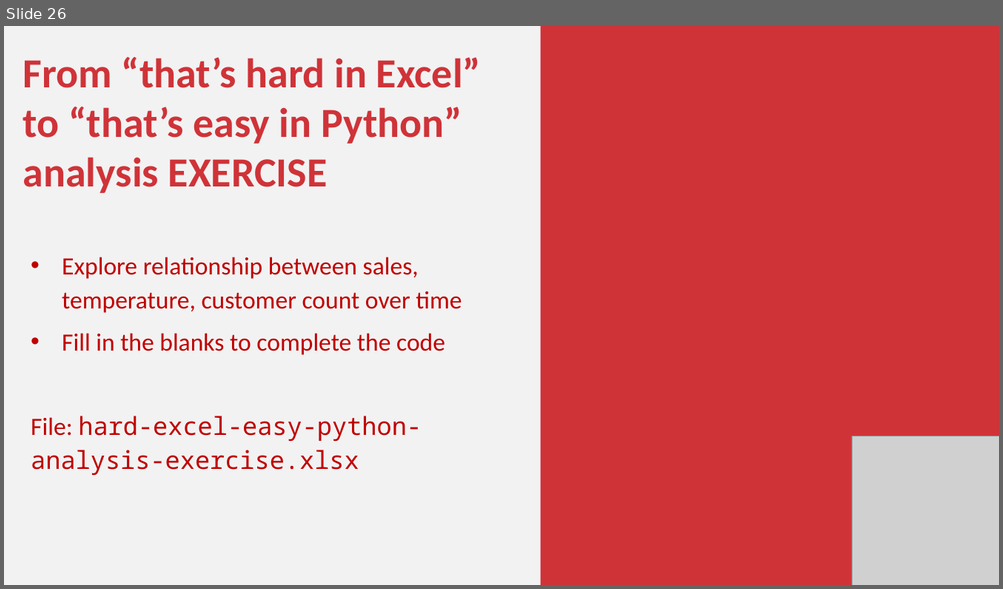
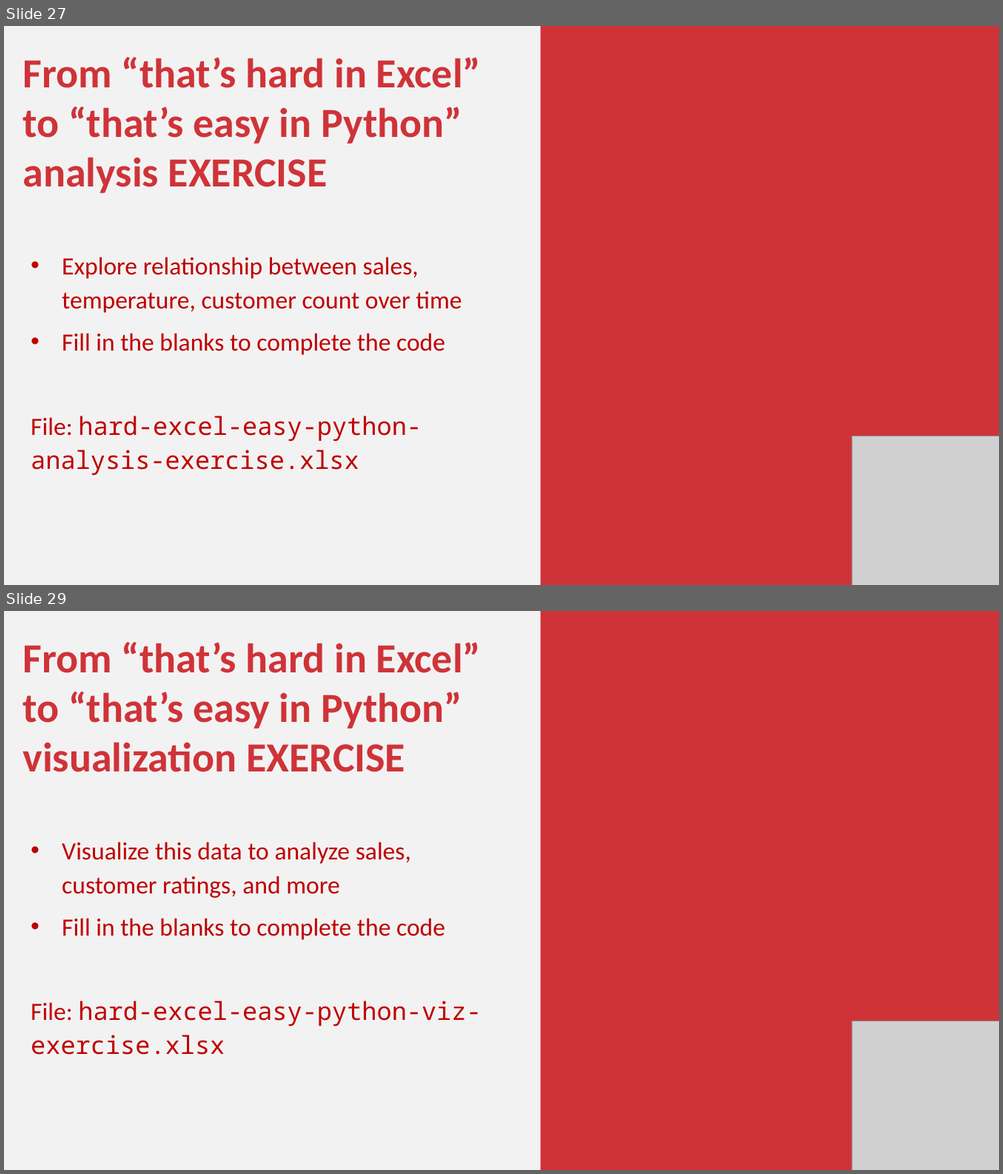
Before and after one commit to stringfestdata/xlgs-mc-2025, a slide deck: excel-power-tools-gxls-2025.pptx. Shown one above the other, each under a label of ours: slide 26 before the commit, slides 27 and 29 after it; the slides between them are not shown. The pictures are 1003x589 and 1003x1174 pixels, drawn with LibreOffice and Linux fonts; fonts in the diff are those of the drawing; grey boxes stand for pictures. Boxes give left, top, right and bottom in pixels: in the first picture for what was removed or moved away, otherwise in the second. Text is boxed around its words. In the diff, an @@ line names an element or a change of style, - is before the commit and + after.

```diff
--- a/excel-power-tools-gxls-2025.pptx
+++ b/excel-power-tools-gxls-2025.pptx
@@ slide 29 added at box(4, 611, 999, 1170), background #F2F2F2 @@
@@ rectangle added at box(540, 611, 999, 1170), fill #CF3338 @@
@@ text added at box(23, 642, 481, 1055), 36 pt, text #C00000 @@
+From “that’s hard in Excel” to “that’s easy in Python” visualization EXERCISE
+• Visualize this data to analyze sales, customer ratings, and more
+• Fill in the blanks to complete the code
+File: hard-excel-easy-python-viz-exercise.xlsx
@@ picture added at box(851, 1021, 999, 1170) @@
@@ what was slide 26 is now slide 27 @@
```
Also in this commit, not shown: 7 slides changed, 28 other slides added, 5 slides removed, 45 other files.
